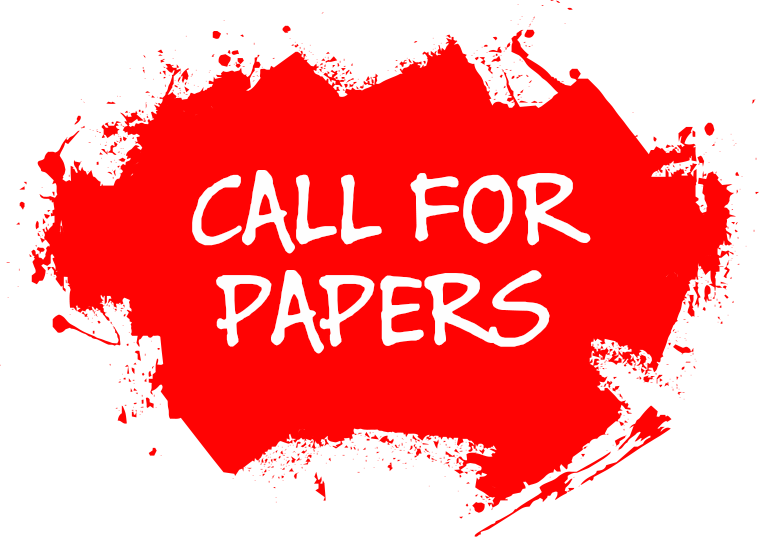
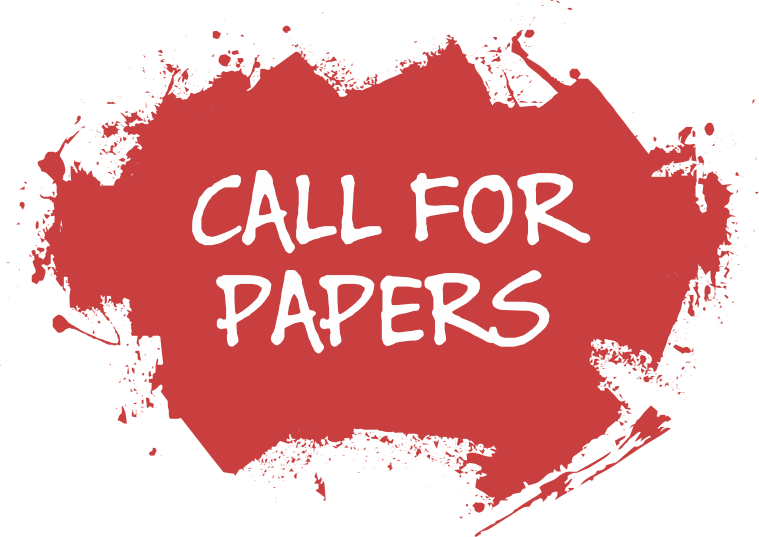
Revision of a layered 759x537 image; what changed, layer by layer:
painted on "Shape 1", masked it over [0, 0, 759, 537]
